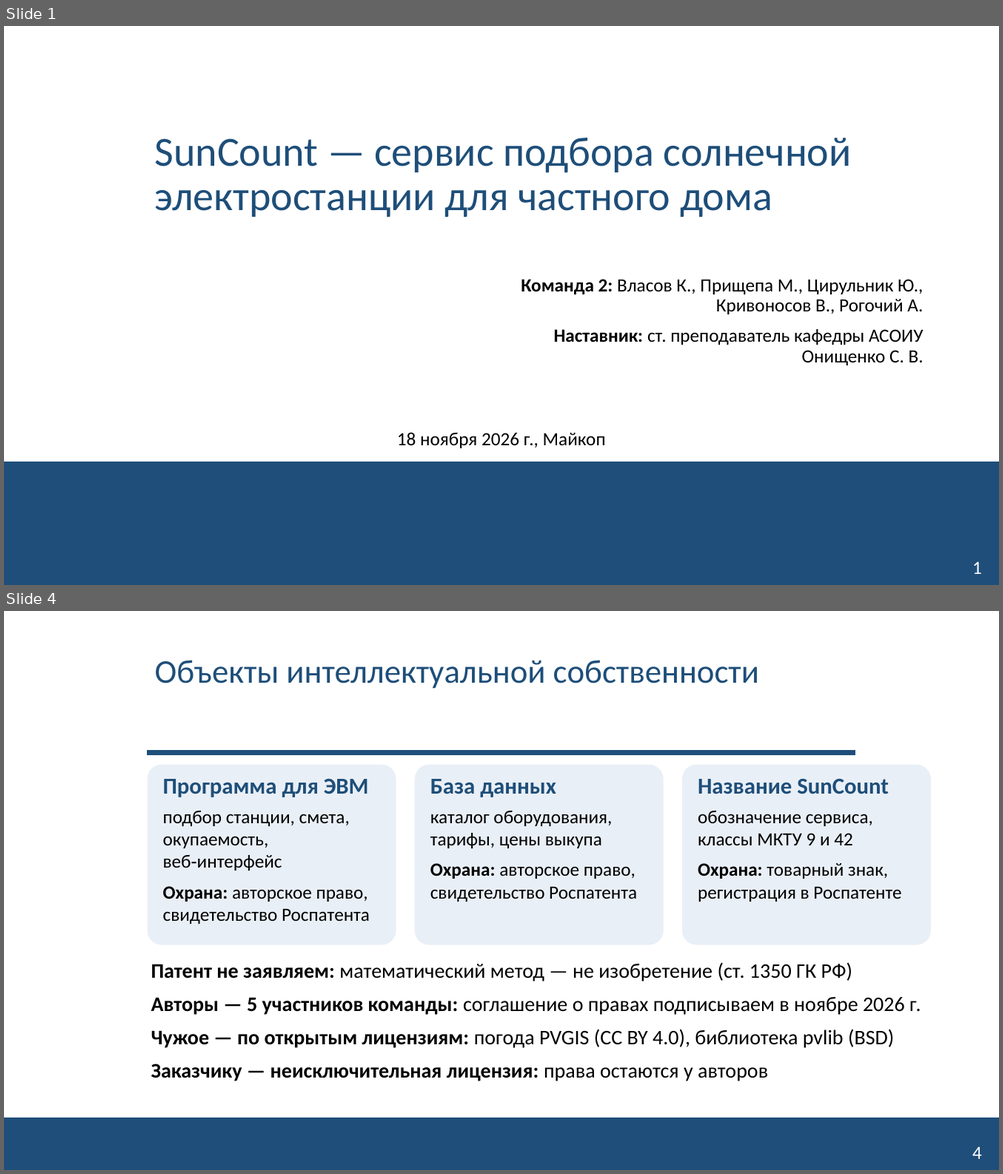
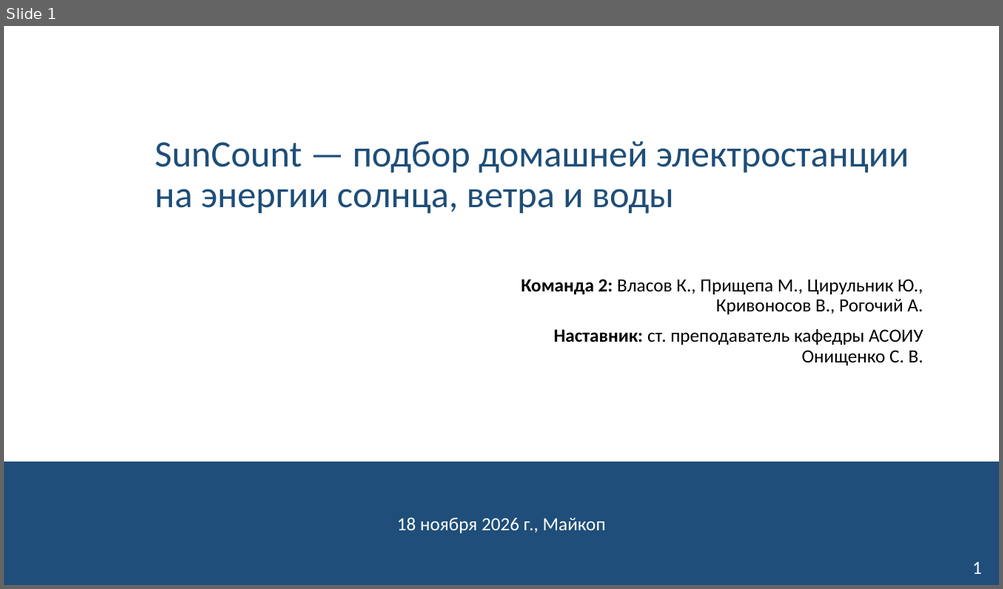
Before and after one commit to NeK0ban/SunCount, a slide deck: reports/ip_truba/SunCount_IS_truba.pptx. Shown one above the other, each under a label of ours: slides 1 and 4 before the commit, slide 1 after it; the slides between them are not shown. The pictures are 1003x1174 and 1003x589 pixels, drawn with LibreOffice and Linux fonts; fonts in the diff are those of the drawing; background and template pictures are left out. Boxes give left, top, right and bottom in pixels: in the first picture for what was removed or moved away, otherwise in the second. Text is boxed around its words. In the diff, an @@ line names an element or a change of style, - is before the commit and + after.

```diff
--- a/reports/ip_truba/SunCount_IS_truba.pptx
+++ b/reports/ip_truba/SunCount_IS_truba.pptx
@@ slide 4 removed at [4, 611, 999, 1170], background #FFFFFF @@
@@ title removed at [155, 660, 759, 689] @@
-Объекты интеллектуальной собственности
@@ line removed from (148, 753) to (854, 753) @@
@@ rounded rectangle removed at [148, 765, 395, 945] @@
@@ rounded rectangle removed at [415, 765, 663, 945] @@
@@ rounded rectangle removed at [683, 765, 930, 945] @@
@@ text removed at [163, 779, 370, 924] @@
-Программа для ЭВМ
-подбор станции, смета, окупаемость, веб‑интерфейс
-Охрана: авторское право, свидетельство Роспатента
@@ text removed at [430, 779, 637, 902] @@
-База данных
-каталог оборудования, тарифы, цены выкупа
-Охрана: авторское право, свидетельство Роспатента
@@ text removed at [697, 779, 901, 902] @@
-Название SunCount
-обозначение сервиса, классы МКТУ 9 и 42
-Охрана: товарный знак, регистрация в Роспатенте
@@ text removed at [151, 963, 920, 1082] @@
-Патент не заявляем: математический метод — не изобретение (ст. 1350 ГК РФ)
-Авторы — 5 участников команды: соглашение о правах подписываем в ноябре 2026 г.
-Чужое — по открытым лицензиям: погода PVGIS (CC BY 4.0), библиотека pvlib (BSD)
-Заказчику — неисключительная лицензия: права остаются у авторов
@@ rectangle removed at [4, 1119, 999, 1170] @@
@@ page number removed at [972, 1147, 982, 1159] @@
-4
@@ slide 1 changed as well @@
@@ title at [155, 141, 909, 214]: text changed; size 40 to 36 pt @@
-SunCount — сервис подбора солнечной электростанции для частного дома
+SunCount — подбор домашней электростанции на энергии солнца, ветра и воды
@@ text "18 ноября 2026 г., Майкоп": place and size @@
-text "18 ноября 2026 г., Майкоп" at [397, 432, 606, 449]
+text "18 ноября 2026 г., Майкоп" at [397, 517, 606, 534]
@@ text "18 ноября 2026 г., Майкоп" at [397, 517, 606, 534]: text colour #000000 to #FFFFFF @@
```
Also in this commit, not shown: 2 other slides changed, 1 slide added, 5 other files.
